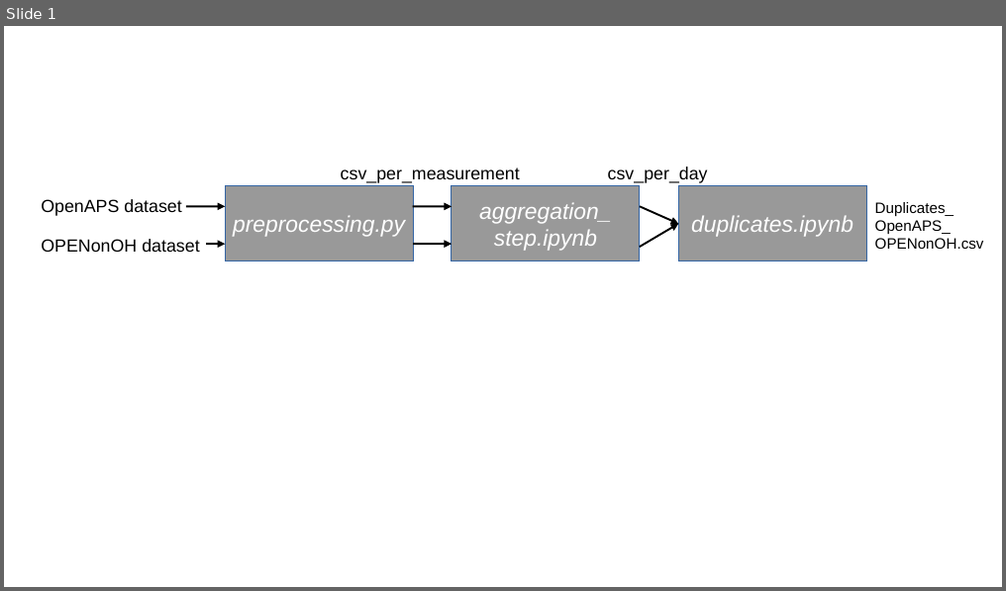
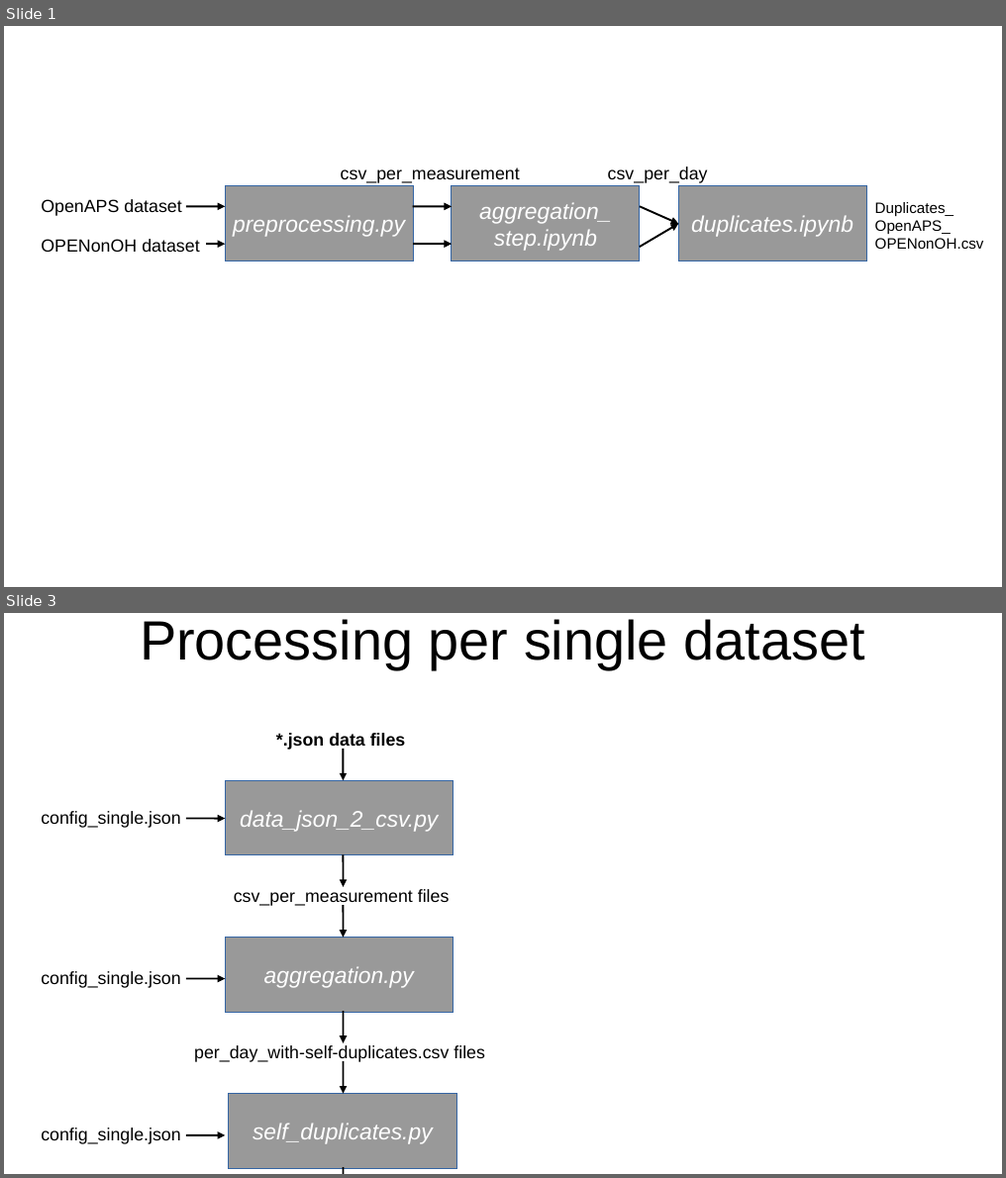
Before and after one commit to berndreinhold/datadriven_dedup, a slide deck: doc/process_flow.odp. Shown one above the other, each under a label of ours: slide 1 before the commit, slides 1 and 3 after it; the slides between them are not shown. The pictures are 1006x591 and 1006x1178 pixels, drawn with LibreOffice and Linux fonts; fonts in the diff are those of the drawing. Boxes give left, top, right and bottom in pixels: in the first picture for what was removed or moved away, otherwise in the second. Text is boxed around its words. In the diff, an @@ line names an element or a change of style, - is before the commit and + after.

Commit message:
feat(README.md, png, config_master.json, process_flow.odp): created new workflow pngs. Included them in the README.md. Added section on testing, which is still WIP.

```diff
--- a/doc/process_flow.odp
+++ b/doc/process_flow.odp
@@ slide 3 added at [4,613,1002,1174], background #FFFFFF @@
@@ title added at [140,619,864,668], 44 pt, text #000000 @@
+Processing per single dataset
@@ group added at [41,733,485,1174]: 9 arrows, 6 texts, 3 rectangles @@
+data_json_2_csv.py
+aggregation.py
+self_duplicates.py
+*.json data files
+config_single.json
+csv_per_measurement files
+per_day_with-self-duplicates.csv files
+config_single.json
+config_single.json
```
Also in this commit, not shown: 2 other slides added, 4 other files.
